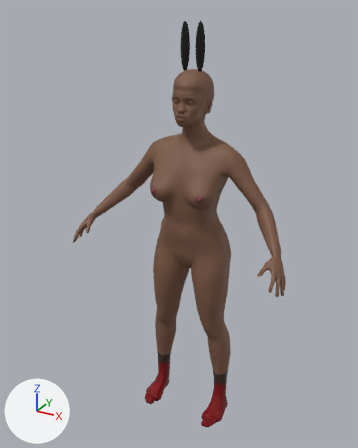
Two versions of the glTF model public/assets/chars/npc/coneja.glb, one commit apart.
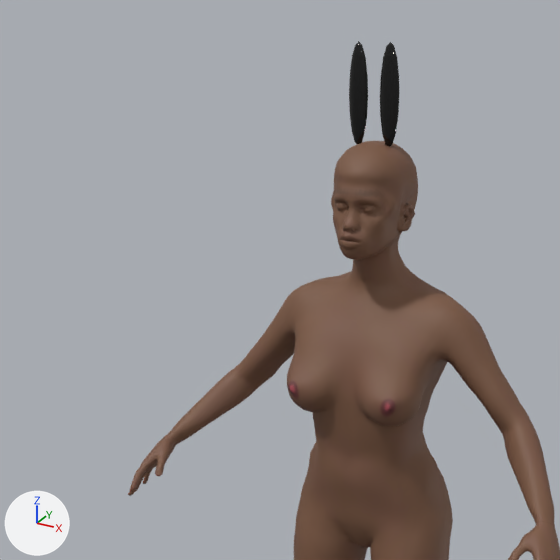
Each version is shown whole from a camera (50 mm lens) standing at (0.991, -1.963, 2.004) and looking at (-0.045, -0.08, 1.063), then close up on the part from 3% to 79% of the width and 0% to 61% of the height. Lighting does not change. The marker at lower left points along +X, +Y and +Z. The first two pictures are the older version. Vertices at exactly the same position are counted once.

Objects in the first close-up: 'coneja'.
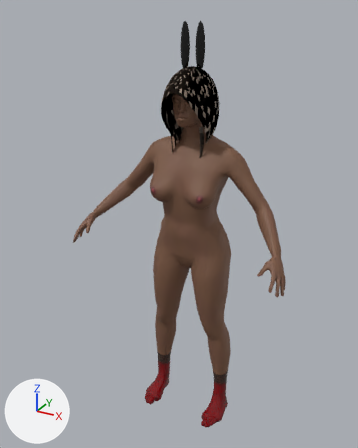
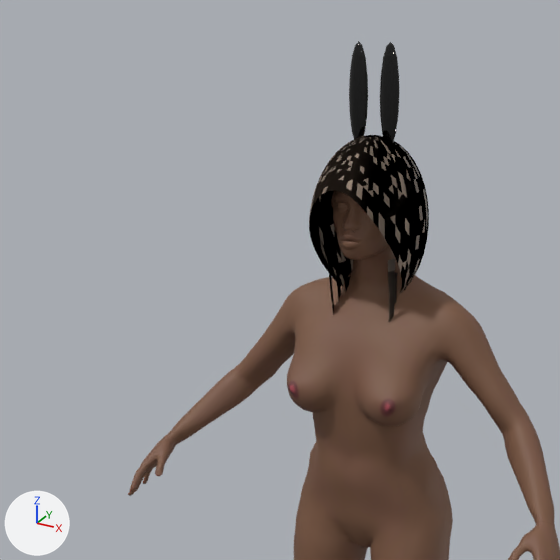
Changed parts and their boxes (x1, y1, x2, y2) in the close-ups (560 x 560 px):
```json
{"part": 1, "of": "me_coneja", "change": "built on", "after": [309, 135, 429, 322]}
```

Scene script edits in JSON lines:
```json
{"block": "me_coneja", "where": "# used by ob_coneja; location = (0.0, 0.0, 0.0)"}
{"op": "remove", "block": "me_coneja", "code": "me_coneja.from_pydata(...)  # 14036 vertices, 28000 faces; spans x -0.53..0.53, y -0.32..0.1, z -0.01..1.95"}
{"op": "add", "block": "me_coneja", "code": "me_coneja.from_pydata(...)  # 15277 vertices, 29778 faces; spans x -0.53..0.53, y -0.32..0.12, z -0.01..1.95"}
{"block": "me_coneja", "change": "me_coneja part 1: 2 vertices moved within x -0.02..-0.01, y -0.14..-0.09, z 1.56..1.57; 213 vertices removed from x -0.03..0.04, y -0.15..-0.05, z 1.54..1.62; 1454 vertices added at x -0.11..0.11, y -0.21..0.12, z 1.05..1.77"}
```
